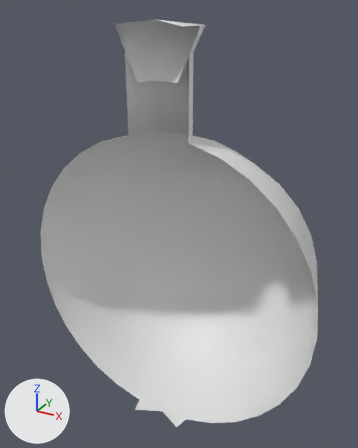
The Blender file Beta/Eruption/Assets/3D Models/Objects/Bottle.blend: old version first, new version second.
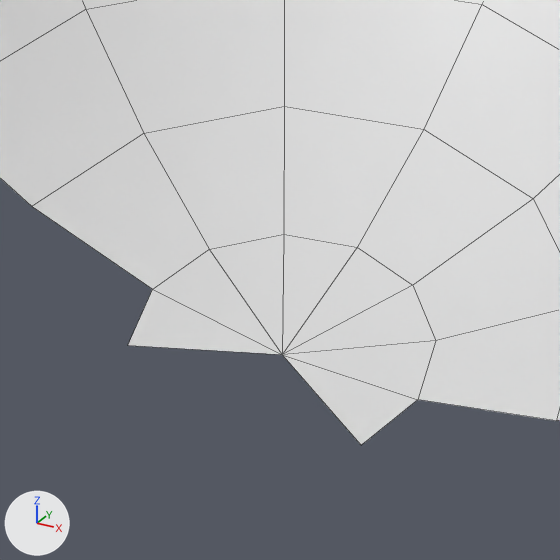
Each version is shown whole from a 50 mm lens placed at (0.01218, -0.02002, 0.01425), pointed at (-0.00068, 0.00337, 0.00256), then close up on the part from 31% to 59% of the width and 78% to 100% of the height. Arrows for +X, +Y and +Z are at lower left; the lights stay in place. The close-ups show mesh edges as thin lines. Materials are left out; every surface is plain grey.

The first close-up shows 'Bottle'.
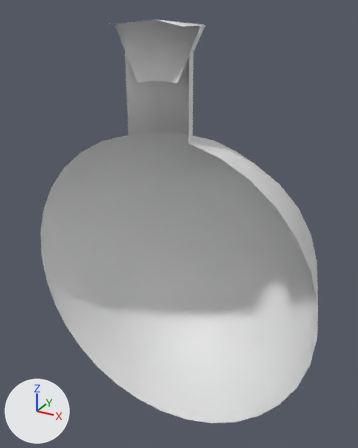
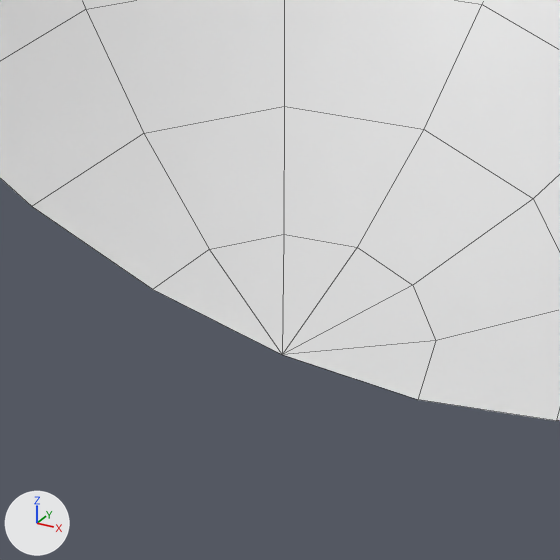
Boxes (x1, y1, x2, y2) around the edits, measured in the close-ups (560 x 560 px):
'Bottle', reshaped
    before: (0, 0, 560, 445)
    after: (0, 0, 560, 421)
part 1 of me_sphere, deleted
    before: (128, 289, 418, 445)

The change, as a list of edits to the scene's bpy script:
```text
Change me_sphere:
    used by ob_bottle; location = (0.0, 0.0, 0.0); scale = (0.0086, 0.0086, 0.0086)
    verts and faces of me_sphere; kept vertices keep their numbers, new ones are numbered from 132
    before: 0 (-0.17, -0.1, -0.98) at pixel (127, 345), 15 (-0.2, 0.0, -0.98) at pixel (152, 289), 91 (0.0, 0.0, -1.0) at pixel (282, 354), 106 (0.2, 0.0, -0.98) at pixel (417, 399), 107 (0.17, -0.1, -0.98) at pixel (361, 445)
    remove me_sphere.from_pydata(...)  # 132 vertices, 112 faces; spans x -1.0..1.0, y -0.13..1.0, z -1.0..1.6
    add me_sphere.from_pydata(...)  # 130 vertices, 110 faces; spans x -1.0..1.0, y -0.13..1.0, z -1.0..1.6
    me_sphere part 1
    add delete_vertices([0, 107])  # with the faces that use them
```
